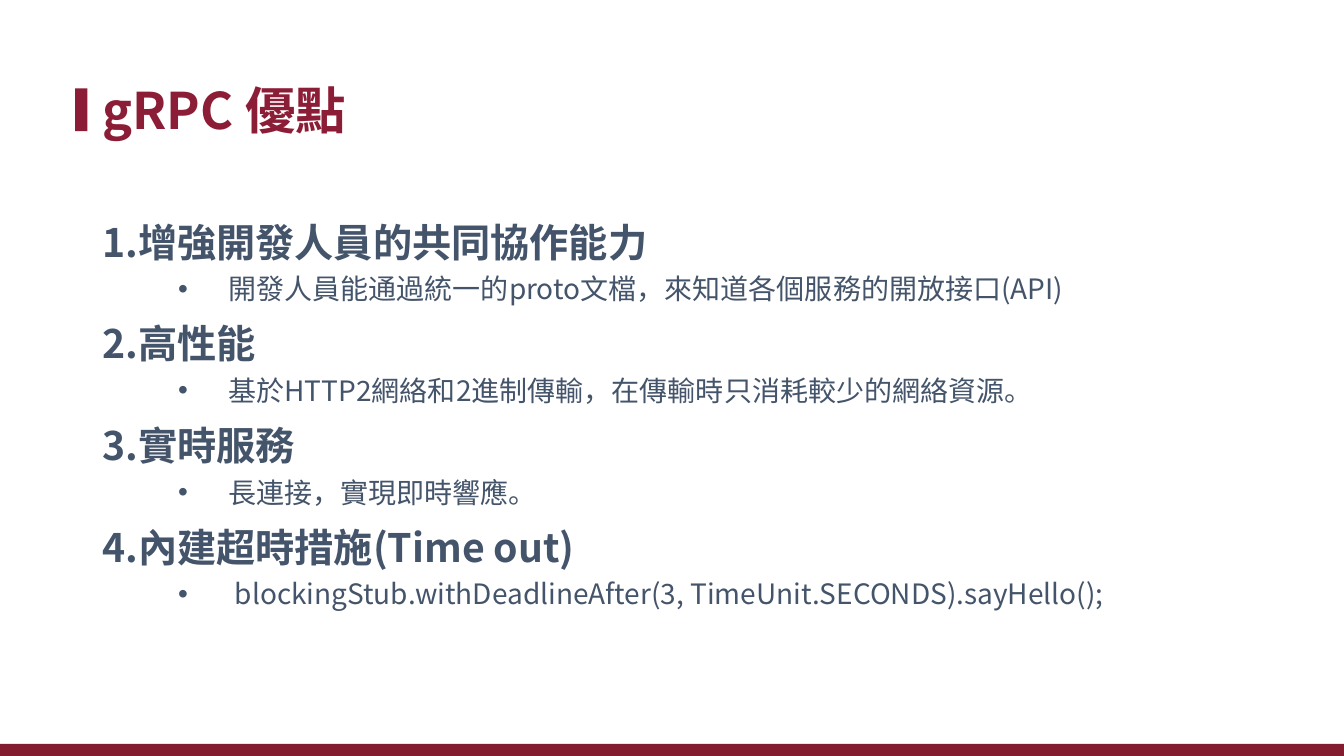
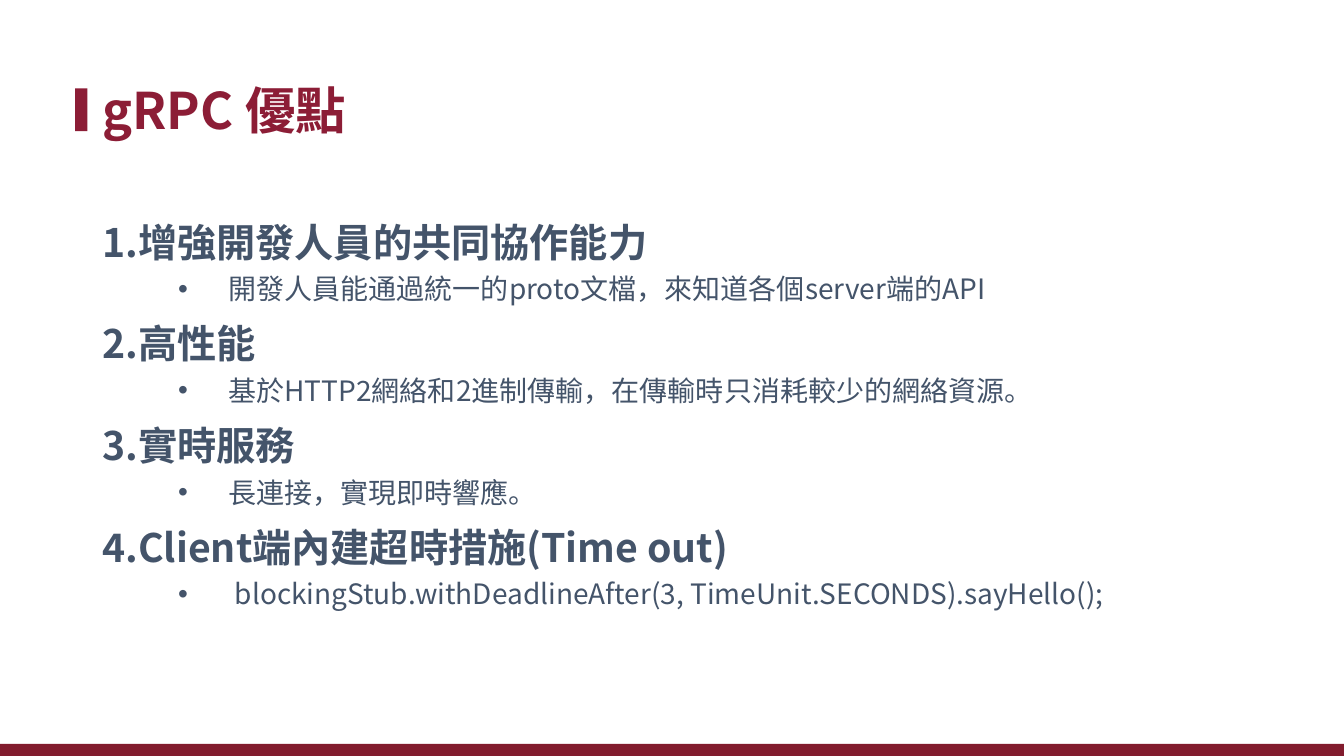
Before and after one commit to xiauchen/5__gRPC, a slide deck: slide 8 of 空白PPT.pptx. Drawn at 1344x756 pixels with LibreOffice and Linux fonts; fonts in the diff are those of the drawing; background and template pictures are left out. Boxes give left, top, right and bottom in pixels: in the first picture for what was removed or moved away, otherwise in the second. Text is boxed around its words. In the diff, an @@ line names an element or a change of style, - is before the commit and + after.

```diff
--- a/空白PPT.pptx
+++ b/空白PPT.pptx
@@ text at (228, 275, 985, 306): text changed @@
-  • 開發人員能通過統一的proto文檔，來知道各個服務的開放接口(API)
+  • 開發人員能通過統一的proto文檔，來知道各個server端的API
@@ text at (102, 528, 728, 570): text changed @@
-4.內建超時措施(Time out)
+4.Client端內建超時措施(Time out)
```
Also in this commit, not shown: 11 other slides changed, 8 slides added, 4 slides removed.
